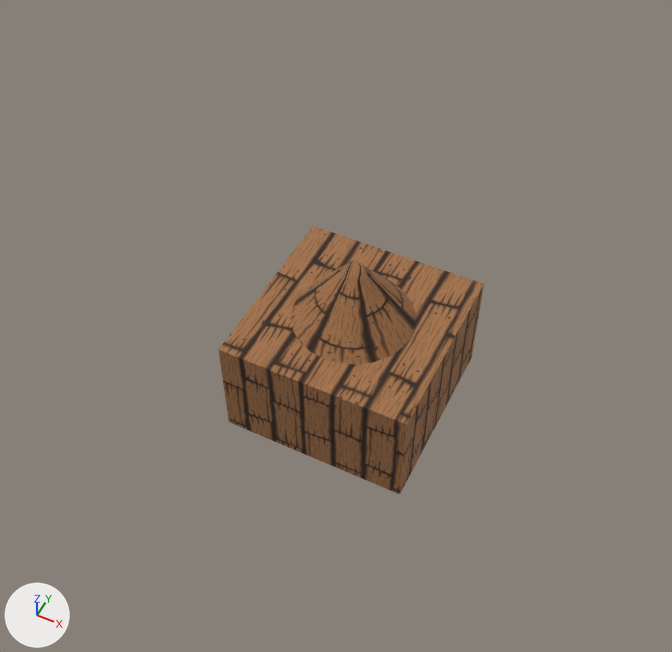
Renders of the FBX model Assets/_CrystalGuardians/Estructuras/Muro/MURO_NIVEL_1.fbx from each side of a commit.
Both versions are drawn from a 50 mm lens placed at (5.589, -16.565, 2.033), pointed at (4.934, -15.256, 0.397). Every picture has the same lights, and +X, +Y and +Z are marked at lower left. Where no turn or scale is listed for an object, it has been applied to the vertices. Vertices at the same position are counted once.

The scene before the commit, as lines of its bpy script (objects in view):
```python
me_mesh = bpy.data.meshes.new('Mesh')
me_mesh.from_pydata(...)  # a box spanning x -0.25..0.25, y -0.25..0.25, z 0.0..0.3
me_mesh.materials.append(mat_20___polished_aluminum)  # picture img_listones_madera_estilo_cartoon_1110_885_jpg
me_mesh_001 = bpy.data.meshes.new('Mesh.001')
me_mesh_001.from_pydata(...)  # 122 vertices, 240 faces; spans x -0.16..0.16, y -0.16..0.16, z -0.2..0.0
me_mesh_001.materials.append(mat_20___polished_aluminum)  # picture img_listones_madera_estilo_cartoon_1110_885_jpg
ob_box001 = bpy.data.objects.new('Box001', me_mesh)
ob_box001.location = (4.924, -15.126, 0.0)
ob_cone001 = bpy.data.objects.new('Cone001', me_mesh_001)
ob_cone001.location = (4.92, -15.13, 0.497)
```
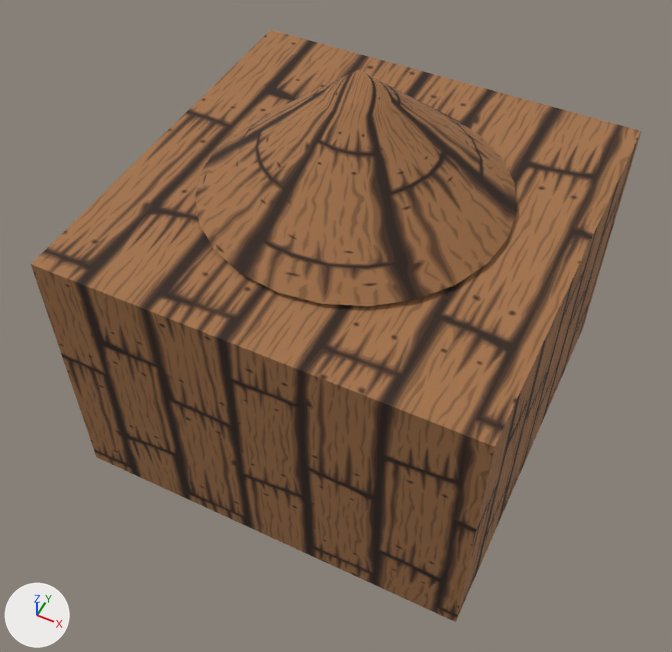
Patch to the scene script:
```diff
--- a/Assets/_CrystalGuardians/Estructuras/Muro/MURO_NIVEL_1.fbx.py
+++ b/Assets/_CrystalGuardians/Estructuras/Muro/MURO_NIVEL_1.fbx.py
@@ me_mesh_001 @@
 me_mesh_001.from_pydata(...)  # 122 vertices, 240 faces; spans x -0.16..0.16, y -0.16..0.16, z -0.2..0.0
 # used by ob_cone001; location = (4.92, -15.13, 0.497)
+# me_mesh_001 part 1: the whole mesh is scaled about the mesh origin by (2.19, 2.19, 1.5)
 me_mesh_001.materials.append(mat_20___polished_aluminum)
@@ me_mesh @@
 me_mesh.from_pydata(...)  # 8 vertices, 6 faces; spans x -0.25..0.25, y -0.25..0.25, z 0.0..0.3
 # used by ob_box001; location = (4.924, -15.126, 0.0)
+# me_mesh part 2: the whole mesh is scaled about the mesh origin by (2, 2, 2.33)
 me_mesh.materials.append(mat_20___polished_aluminum)
@@ ob_cone001 @@
 ob_cone001 = bpy.data.objects.new('Cone001', me_mesh_001)
-ob_cone001.location = (4.92, -15.13, 0.497)
+ob_cone001.location = (4.92, -15.13, 1.011)
```

Changed parts and their boxes (x1, y1, x2, y2) in the pictures (672 x 652 px):
'Box001', mesh rescaled (129% wider, 120% taller)
    before: (218, 226, 484, 494)
    after: (31, 30, 641, 622)
'Cone001', mesh rescaled, moved (156% wider, 126% taller)
    before: (291, 260, 416, 364)
    after: (195, 70, 517, 306)
